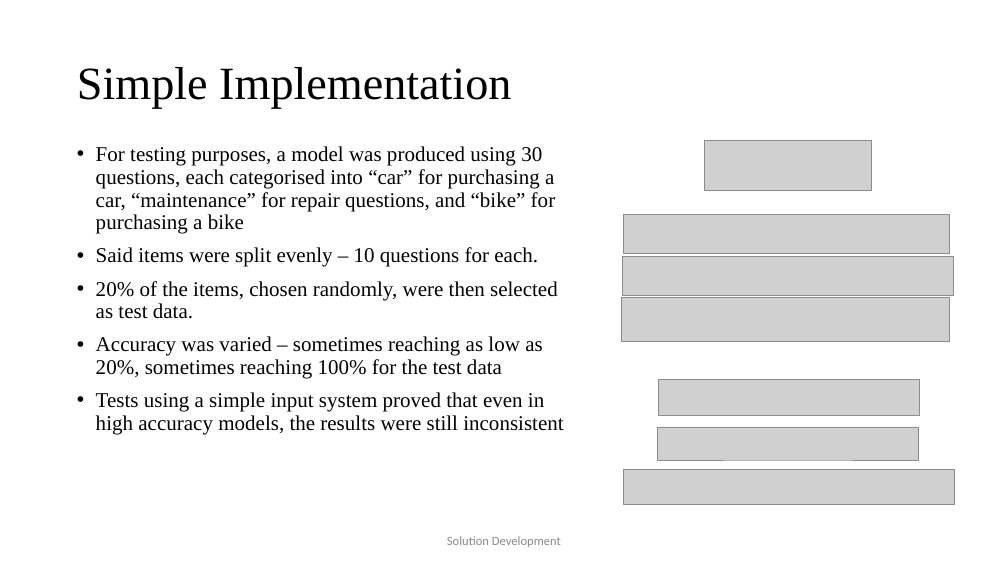
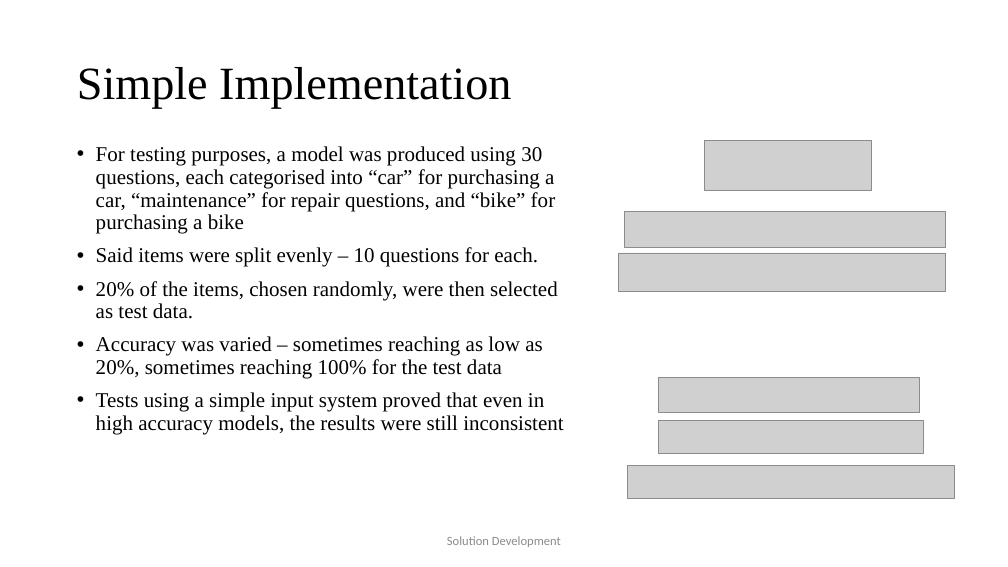
Before and after one commit to JaVonox/AIChatbot, a slide deck: slide 9 of Documentation/100505349.pptx. Drawn at 1008x567 pixels with LibreOffice and Linux fonts; fonts in the diff are those of the drawing; grey boxes stand for pictures. Boxes give left, top, right and bottom in pixels: in the first picture for what was removed or moved away, otherwise in the second. Text is boxed around its words. In the diff, an @@ line names an element or a change of style, - is before the commit and + after.

```diff
--- a/Documentation/100505349.pptx
+++ b/Documentation/100505349.pptx
@@ picture: place and size @@
-picture at bbox=[624, 215, 949, 253]
+picture at bbox=[625, 212, 946, 247]
@@ picture: place and size @@
-picture at bbox=[623, 257, 954, 296]
+picture at bbox=[619, 253, 946, 292]
@@ picture removed at bbox=[622, 298, 950, 342] @@
@@ picture: place and size @@
-picture at bbox=[658, 427, 919, 461]
+picture at bbox=[659, 420, 924, 454]
@@ picture: place and size @@
-picture at bbox=[624, 470, 955, 505]
+picture at bbox=[628, 466, 954, 499]
```
Also in this commit, not shown: 3 other slides changed, 3 other files.
